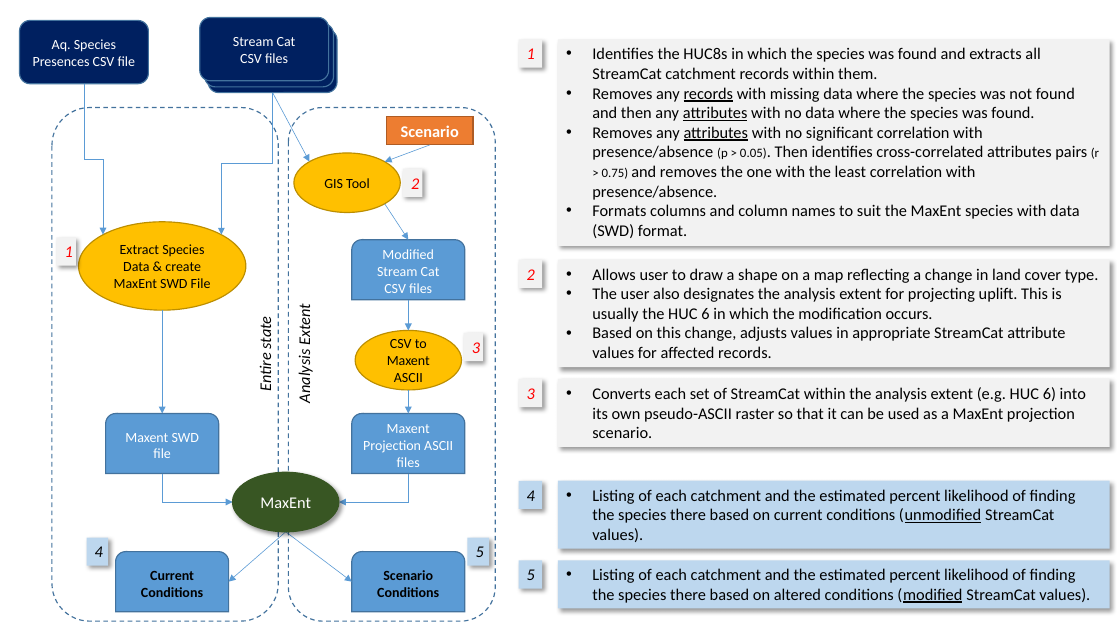
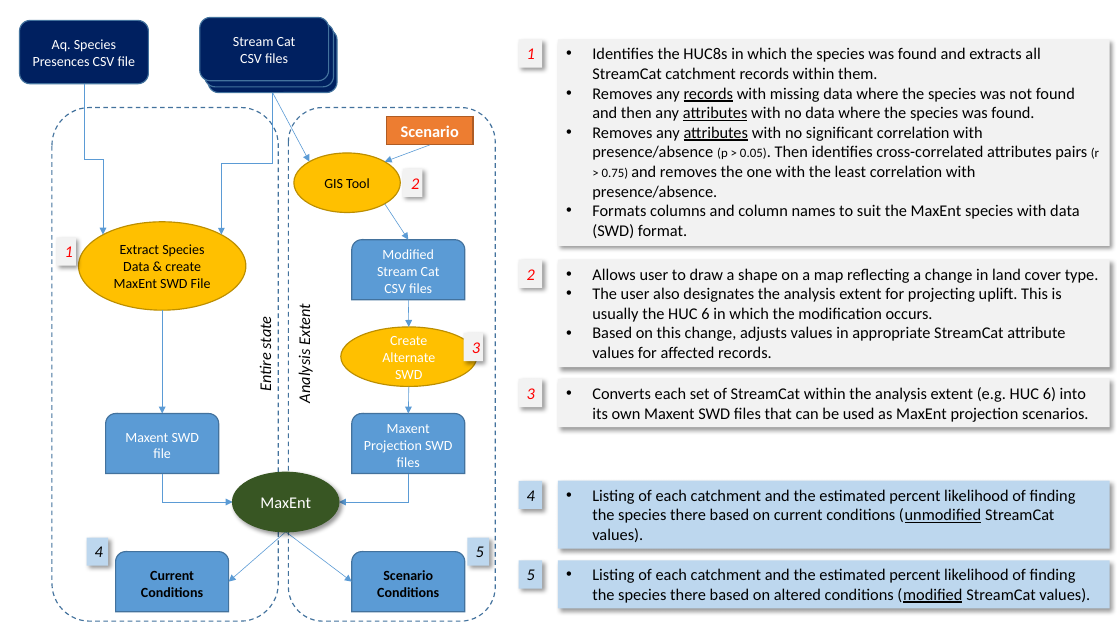
Before and after one commit to Duke-NSOE/GeoWET, a slide deck: slide 7 of Docs/ToolDesign.pptx (slide 3 before the commit). Drawn at 1120x630 pixels with LibreOffice and Linux fonts; fonts in the diff are those of the drawing. Boxes give left, top, right and bottom in pixels: in the first picture for what was removed or moved away, otherwise in the second. Text is boxed around its words. In the diff, an @@ line names an element or a change of style, - is before the commit and + after.

Commit message:
PPT update

```diff
--- a/Docs/ToolDesign.pptx
+++ b/Docs/ToolDesign.pptx
@@ ellipse "Create Alternate SWD": place and size @@
-ellipse "Create Alternate SWD" at [355,330,462,390]
+ellipse "Create Alternate SWD" at [341,327,477,386]
@@ arrow moved from (408, 300) - (408, 330) to (408, 300) - (409, 327) @@
@@ text in ellipse at [382,336,435,379]: text changed; text colour #000000 to #FFFFFF @@
-CSV to Maxent ASCII
+Create Alternate SWD
@@ arrow moved from (408, 390) - (408, 413) to (409, 386) - (408, 413) @@
@@ rectangle "Converts each set of StreamCat ...": place and size @@
-rectangle "Converts each set of StreamCat ..." at [558,379,1110,447]
+rectangle "Converts each set of StreamCat ..." at [558,379,1110,427]
@@ text in rectangle at [592,387,1088,422]: text changed @@
-• Converts each set of StreamCat within the analysis extent (e.g. HUC 6) into its own pseudo-ASCII raster so that it can be used as a MaxEnt projection scenario.
+• Converts each set of StreamCat within the analysis extent (e.g. HUC 6) into its own Maxent SWD files that can be used as MaxEnt projection scenarios.
@@ text in round same rect at [364,424,452,467]: text changed @@
-Maxent Projection ASCII files
+Maxent Projection SWD files
```
Also in this commit, not shown: 2 other slides changed, 4 slides added.
